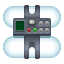
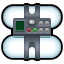
Layer changes from the first 64×64 image to the second:
added layer "stroke" above "can back" over 3, 5, 61, 59
